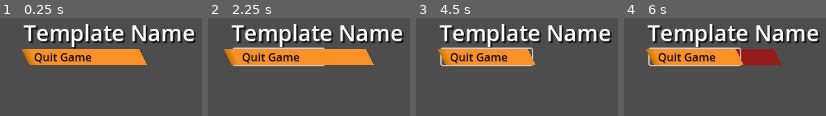
Above: before the commit, frames 1-4 (left to right).
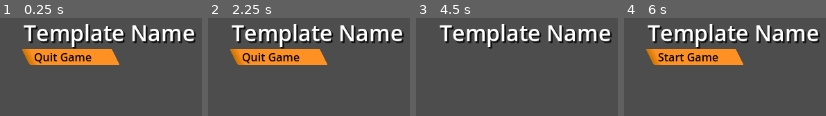
Above: after the commit, the same moments.

Repository: conflores/Template-Menu-GD
Game: Godot game, scene res://MainMenu/menu_template.tscn
Same seed, same stepped clock (60 frames per second), same inputs: the game is played once before the commit and once after it.
Inputs (mouse positions are in pixels of both pictures, inside the frame that each line leads up to):
- Up to frame 1 (0.25 s): no input
- Up to frame 2 (2.25 s): click (278, 76) at 0.5 s, where only the run before the commit has a clickable "Settings"; move the mouse to (outside the picture) at 1.27 s; move the mouse to (outside the picture) at 2.02 s; hold Down (ui_down) from 2.03 s (still down)
- Up to frame 3 (4.5 s): release Down (ui_down) at 2.75 s; click "Start Game" at 2.75 s; move the mouse to (outside the picture) at 3.52 s; tap Enter at 4.25 s; move the mouse to (outside the picture) at 4.27 s
- Up to frame 4 (6 s): move the mouse to (outside the picture) at 5.02 s; hold Down (ui_down) 5.03-5.75 s; click "Start Game" at 5.75 s

The runs differ from the first frame. In frame 1, 2.3% of the frame differs, in the area x 54-73%, y 31-48%; in frame 2, 6.0%; in frame 3, 8.9%, in the area x 10-60%, y 29-49%; in frame 4, 6.5%.

Commit message:
Animacoes feitas Base te menu solida!

Diff:
--- a/MainMenu/menu_template.gd
+++ b/MainMenu/menu_template.gd
@@ -2,28 +2,44 @@
 @export var entra_sai_mouse : AnimationPlayer
 @export var animador_de_transicao : AnimationPlayer
 @export var pode_interagir : bool #true
+@export var bt1 : Button
+@export var bt2 : Button
+@export var bt3 : Button
+@export var timer : Timer
 
-var indo_pro_jogo : bool = false #entra no jogo
-var indo_pro_config : bool = false #entra na configuracao
-var indo_pro_caralho : bool = false #sai do jogo
+var goto1 : bool = false #entra no jogo
+var goto2 : bool = false #entra na configuracao
+var goto3 : bool = false #sai do jogo
 
 func _ready() -> void:
 	animador_de_transicao.play("entrada")
-
+	bt1.show()
+	bt2.show()
+	bt3.show()
 func _process(delta: float) -> void:
 	if Input.is_action_just_pressed("ui_down"):
 		animador_de_transicao.play("entrada")
+		goto1 = false
+		goto2 = false
+		goto3 = false
+		bt1.show()
+		bt2.show()
+		bt3.show()
+
 
 ##CLICKS
 func _on_button_pressed() -> void:
 	animador_de_transicao.play("sainda")
-	indo_pro_jogo = true
+	goto1 = true
+	timer.start()
 func _on_options_pressed() -> void:
 	animador_de_transicao.play("sainda")
-	indo_pro_config = true
+	goto2 = true
+	timer.start()
 func _on_quit_game_pressed() -> void:
 	animador_de_transicao.play("sainda")
-	indo_pro_caralho = true
+	goto3 = true
+	timer.start()
 
 
 ##ENTRADA DE MOUSE
@@ -49,13 +65,28 @@
 
 func _on_selesao_de_opcao_animation_finished(_anim_name: StringName) -> void:
 	if _anim_name == "sainda":
-		if indo_pro_jogo:
+		if goto1:
 			print("para o jogo")
+
 			return
-		if indo_pro_config:
+		if goto2:
 			print("para para ali")
 			#get_tree().change_scene_to_file("res://MainMenu/settings_menu.tscn")
 			return
-		if indo_pro_caralho:
+		if goto3:
 			get_tree().quit()
 			return
+
+
+func _on_timer_timeout() -> void:
+	if goto1:
+		bt2.hide()
+		bt3.hide()
+
+	if goto2:
+		bt1.hide()
+		bt3.hide()
+
+	if goto3:
+		bt2.hide()
+		bt1.hide()
--- a/MainMenu/menu_template.tscn
+++ b/MainMenu/menu_template.tscn
@@ -8,6 +8,13 @@
 shadow_size = 2
 shadow_color = Color(0, 0, 0, 0.717647)
 shadow_offset = Vector2(2, 2)
+
+[sub_resource type="StyleBoxFlat" id="StyleBoxFlat_xwh6o"]
+bg_color = Color(1, 0.568627, 0.141176, 1)
+skew = Vector2(-0.5, 0)
+border_width_left = 12
+border_color = Color(0.8, 0.454902, 0, 1)
+border_blend = true
 
 [sub_resource type="StyleBoxFlat" id="StyleBoxFlat_04mby"]
 bg_color = Color(0.6, 0.102, 0.102, 1)
@@ -26,10 +33,10 @@
 expand_margin_right = 55.0
 
 [sub_resource type="StyleBoxFlat" id="StyleBoxFlat_1ccxm"]
-bg_color = Color(1, 0.57, 0.14, 1)
+bg_color = Color(1, 0.568627, 0.141176, 1)
 skew = Vector2(-0.5, 0)
 border_width_left = 12
-border_color = Color(0.8, 0.453333, 0, 1)
+border_color = Color(0.8, 0.454902, 0, 1)
 border_blend = true
 expand_margin_left = 26.0
 
@@ -133,6 +140,42 @@
 "update": 0,
 "values": [26.0, 0.0]
 }
+tracks/8/type = "value"
+tracks/8/imported = false
+tracks/8/enabled = true
+tracks/8/path = NodePath("OptionsButtons/QuitGame:disabled")
+tracks/8/interp = 1
+tracks/8/loop_wrap = true
+tracks/8/keys = {
+"times": PackedFloat32Array(0, 0.5),
+"transitions": PackedFloat32Array(1, 1),
+"update": 1,
+"values": [true, false]
+}
+tracks/9/type = "value"
+tracks/9/imported = false
+tracks/9/enabled = true
+tracks/9/path = NodePath("OptionsButtons/Settings:disabled")
+tracks/9/interp = 1
+tracks/9/loop_wrap = true
+tracks/9/keys = {
+"times": PackedFloat32Array(0, 0.5),
+"transitions": PackedFloat32Array(1, 1),
+"update": 1,
+"values": [true, false]
+}
+tracks/10/type = "value"
+tracks/10/imported = false
+tracks/10/enabled = true
+tracks/10/path = NodePath("OptionsButtons/StartGame:disabled")
+tracks/10/interp = 1
+tracks/10/loop_wrap = true
+tracks/10/keys = {
+"times": PackedFloat32Array(0, 0.5),
+"transitions": PackedFloat32Array(1, 1),
+"update": 1,
+"values": [true, false]
+}
 
 [sub_resource type="Animation" id="Animation_04mby"]
 length = 0.001
@@ -231,6 +274,42 @@
 "transitions": PackedFloat32Array(1),
 "update": 0,
 "values": [0.0]
+}
+tracks/8/type = "value"
+tracks/8/imported = false
+tracks/8/enabled = true
+tracks/8/path = NodePath("OptionsButtons/QuitGame:disabled")
+tracks/8/interp = 1
+tracks/8/loop_wrap = true
+tracks/8/keys = {
+"times": PackedFloat32Array(0),
+"transitions": PackedFloat32Array(1),
+"update": 1,
+"values": [false]
+}
+tracks/9/type = "value"
+tracks/9/imported = false
+tracks/9/enabled = true
+tracks/9/path = NodePath("OptionsButtons/Settings:disabled")
+tracks/9/interp = 1
+tracks/9/loop_wrap = true
+tracks/9/keys = {
+"times": PackedFloat32Array(0),
+"transitions": PackedFloat32Array(1),
+"update": 1,
+"values": [false]
+}
+tracks/10/type = "value"
+tracks/10/imported = false
+tracks/10/enabled = true
+tracks/10/path = NodePath("OptionsButtons/StartGame:disabled")
+tracks/10/interp = 1
+tracks/10/loop_wrap = true
+tracks/10/keys = {
+"times": PackedFloat32Array(0),
+"transitions": PackedFloat32Array(1),
+"update": 1,
+"values": [false]
 }
 
 [sub_resource type="Animation" id="Animation_xl12c"]
@@ -333,6 +412,42 @@
 "update": 0,
 "values": [26.0, 0.0]
 }
+tracks/8/type = "value"
+tracks/8/imported = false
+tracks/8/enabled = true
+tracks/8/path = NodePath("OptionsButtons/QuitGame:disabled")
+tracks/8/interp = 1
+tracks/8/loop_wrap = true
+tracks/8/keys = {
+"times": PackedFloat32Array(0, 0.5),
+"transitions": PackedFloat32Array(1, 1),
+"update": 1,
+"values": [true, false]
+}
+tracks/9/type = "value"
+tracks/9/imported = false
+tracks/9/enabled = true
+tracks/9/path = NodePath("OptionsButtons/Settings:disabled")
+tracks/9/interp = 1
+tracks/9/loop_wrap = true
+tracks/9/keys = {
+"times": PackedFloat32Array(0, 0.5),
+"transitions": PackedFloat32Array(1, 1),
+"update": 1,
+"values": [true, false]
+}
+tracks/10/type = "value"
+tracks/10/imported = false
+tracks/10/enabled = true
+tracks/10/path = NodePath("OptionsButtons/StartGame:disabled")
+tracks/10/interp = 1
+tracks/10/loop_wrap = true
+tracks/10/keys = {
+"times": PackedFloat32Array(0, 0.5),
+"transitions": PackedFloat32Array(1, 1),
+"update": 1,
+"values": [true, false]
+}
 
 [sub_resource type="AnimationLibrary" id="AnimationLibrary_xwh6o"]
 _data = {
@@ -469,7 +584,7 @@
 &"saindo": SubResource("Animation_6ahik")
 }
 
-[node name="MenuTemplate" type="Control" node_paths=PackedStringArray("entra_sai_mouse", "animador_de_transicao")]
+[node name="MenuTemplate" type="Control" node_paths=PackedStringArray("entra_sai_mouse", "animador_de_transicao", "bt1", "bt2", "bt3", "timer")]
 layout_mode = 3
 anchors_preset = 4
 anchor_top = 0.5
@@ -480,6 +595,10 @@
 entra_sai_mouse = NodePath("MousePassou")
 animador_de_transicao = NodePath("SelesaoDeOpcao")
 pode_interagir = true
+bt1 = NodePath("OptionsButtons/StartGame")
+bt2 = NodePath("OptionsButtons/Settings")
+bt3 = NodePath("OptionsButtons/QuitGame")
+timer = NodePath("Timer")
 
 [node name="ColorRect" type="ColorRect" parent="."]
 visible = false
@@ -529,8 +648,12 @@
 
 [node name="StartGame" type="Button" parent="OptionsButtons"]
 layout_mode = 2
+focus_mode = 0
+theme_override_colors/font_disabled_color = Color(0, 0, 0, 1)
 theme_override_colors/font_color = Color(0, 0, 0, 1)
+theme_override_colors/font_focus_color = Color(1, 1, 1, 1)
 theme_override_font_sizes/font_size = 16
+theme_override_styles/disabled = SubResource("StyleBoxFlat_xwh6o")
 theme_override_styles/hover = SubResource("StyleBoxFlat_04mby")
 theme_override_styles/pressed = SubResource("StyleBoxFlat_xl12c")
 theme_override_styles/normal = SubResource("StyleBoxFlat_1ccxm")
@@ -539,9 +662,13 @@
 
 [node name="Settings" type="Button" parent="OptionsButtons"]
 layout_mode = 2
+focus_mode = 0
+theme_override_colors/font_disabled_color = Color(0, 0, 0, 1)
 theme_override_colors/font_color = Color(0, 0, 0, 1)
+theme_override_colors/font_focus_color = Color(1, 1, 1, 1)
 theme_override_colors/font_pressed_color = Color(0, 0, 0, 1)
 theme_override_font_sizes/font_size = 16
+theme_override_styles/disabled = SubResource("StyleBoxFlat_xwh6o")
 theme_override_styles/hover = SubResource("StyleBoxFlat_04mby")
 theme_override_styles/pressed = SubResource("StyleBoxFlat_xl12c")
 theme_override_styles/normal = SubResource("StyleBoxFlat_1ccxm")
@@ -550,9 +677,13 @@
 
 [node name="QuitGame" type="Button" parent="OptionsButtons"]
 layout_mode = 2
+focus_mode = 0
+theme_override_colors/font_disabled_color = Color(0, 0, 0, 1)
 theme_override_colors/font_color = Color(0, 0, 0, 1)
+theme_override_colors/font_focus_color = Color(1, 1, 1, 1)
 theme_override_colors/font_pressed_color = Color(0, 0, 0, 1)
 theme_override_font_sizes/font_size = 16
+theme_override_styles/disabled = SubResource("StyleBoxFlat_xwh6o")
 theme_override_styles/hover = SubResource("StyleBoxFlat_04mby")
 theme_override_styles/pressed = SubResource("StyleBoxFlat_xl12c")
 theme_override_styles/normal = SubResource("StyleBoxFlat_1ccxm")
@@ -568,6 +699,10 @@
 libraries = {
 &"": SubResource("AnimationLibrary_qq56j")
 }
+
+[node name="Timer" type="Timer" parent="."]
+wait_time = 0.09
+one_shot = true
 
 [connection signal="mouse_entered" from="OptionsButtons/StartGame" to="." method="_on_start_game_mouse_entered"]
 [connection signal="mouse_exited" from="OptionsButtons/StartGame" to="." method="_on_start_game_mouse_exited"]
@@ -579,3 +714,4 @@
 [connection signal="mouse_exited" from="OptionsButtons/QuitGame" to="." method="_on_quit_game_mouse_exited"]
 [connection signal="pressed" from="OptionsButtons/QuitGame" to="." method="_on_quit_game_pressed"]
 [connection signal="animation_finished" from="SelesaoDeOpcao" to="." method="_on_selesao_de_opcao_animation_finished"]
+[connection signal="timeout" from="Timer" to="." method="_on_timer_timeout"]
Not shown: 1 places in MainMenu/menu_template.tscn that only renumber resources
